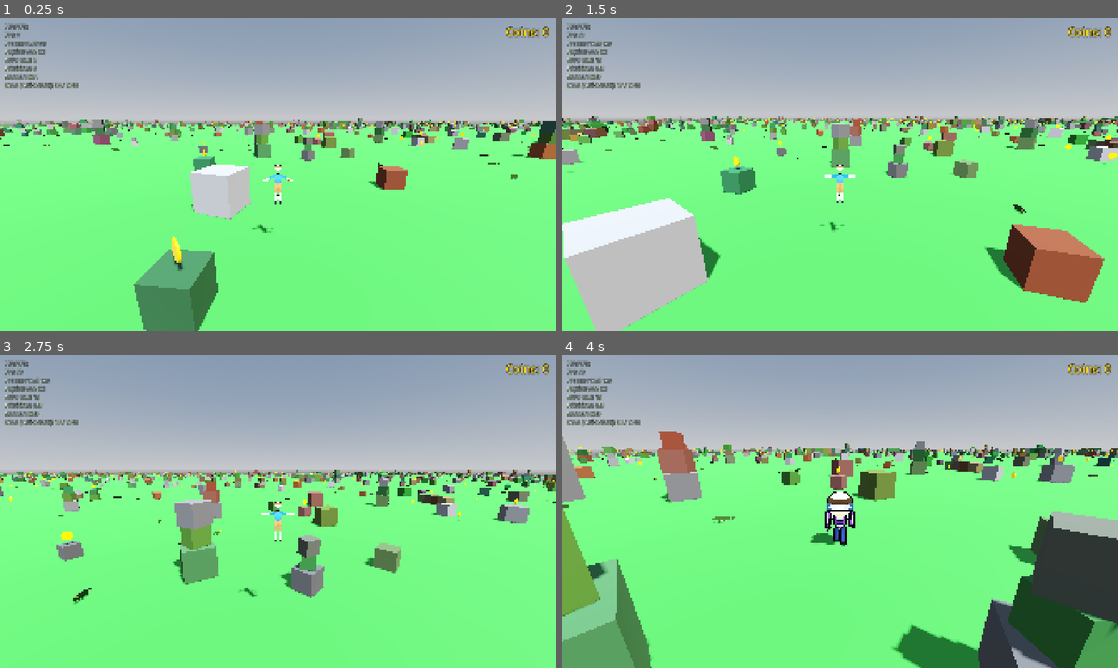
Above: before the commit, frames 1-4 (two rows, left to right).
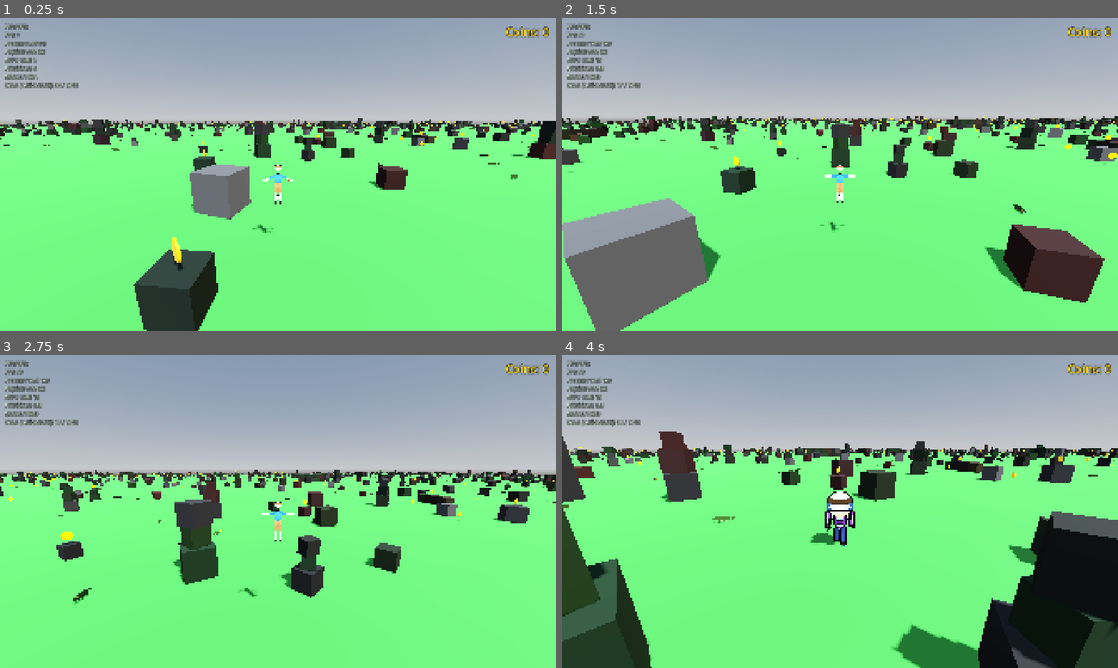
Above: after the commit, the same moments.

Repository: korjavin/godot-test1
Game: Godot game, scene res://scenes/main.tscn
Two runs of this game, one before a commit and one after it. Both use one fixed random seed, a clock stepped at 60 frames per second and the inputs below.
Inputs (mouse positions are in pixels of both pictures, inside the frame that each line leads up to):
- Up to frame 1 (0.25 s): no input
- Up to frame 2 (1.5 s): tap Enter at 0.5 s; move the mouse to (867, 174) at 0.52 s; hold Shift (run) 0.53-1.28 s; hold W (move_forward) from 0.53 s (still down); tap Space (jump) at 0.77, 1.07 s; move the mouse to (812, 174) at 1.27 s; tap Ctrl (duck) at 1.35 s
- Up to frame 3 (2.75 s): keep holding W (move_forward); tap Space (jump) at 1.52, 1.82 s; tap Shift (run) at 1.55 s; move the mouse to (289, 505) at 2.02 s; hold Shift (run) from 2.03 s (still down)
- Up to frame 4 (4 s): keep holding W (move_forward); move the mouse to (834, 517) at 2.77 s; release Shift (run) at 2.78 s; tap R (switch_character) at 2.85 s; tap Space (jump) at 3.02, 3.32, 3.77 s; tap Shift (run) at 3.05 s; move the mouse to (878, 514) at 3.52 s; hold Shift (run) from 3.53 s (still down)

The runs differ from the first frame. In frame 1, 9.2% of the frame differs, in the area x 0-100%, y 32-100%; in frame 2, 17%; in frame 3, 7.7%; in frame 4, 21%, in the area x 0-100%, y 24-100%.

Commit message:
fix: address code review findings (sRGB block colors, comment accuracy, simplifications)

Diff:
--- a/scripts/crocodile_lod_manager.gd
+++ b/scripts/crocodile_lod_manager.gd
@@ -168,11 +168,12 @@
 		var dist_sq: float = croc.global_position.distance_squared_to(player_pos)
 
 		# Read the crocodile's current LOD state so we can apply hysteresis and
-		# only call the setter on a real transition. `lod_active` defaults to true
-		# on the crocodile, so a just-spawned one reads as awake here.
-		var currently_active: bool = true
-		if "lod_active" in croc:
-			currently_active = croc.lod_active
+		# only call the setter on a real transition. We already filtered to crocs
+		# that declare `set_lod_active` (above), and every such croc is a real
+		# PigletCrocodile that ALSO declares `lod_active`, so we can read it directly
+		# without a membership guard. `lod_active` defaults to true, so a just-spawned
+		# one reads as awake here.
+		var currently_active: bool = croc.lod_active
 
 		var should_be_active: bool = currently_active
 		if currently_active:
--- a/scripts/endless_terrain.gd
+++ b/scripts/endless_terrain.gd
@@ -193,6 +193,12 @@
 ## is NOT supported by MultiMesh (only transform + color are per-instance), so we
 ## bake a single representative roughness here (0.85, mid-range of the old
 ## 0.7–1.0 spread). The visual difference is negligible.
+##
+## COLOUR SPACE: we leave `vertex_color_is_srgb` at its default (false) on purpose —
+## the Compatibility (web) renderer IGNORES that flag, so we can't rely on it. Instead
+## create_box pre-converts each instance colour with `srgb_to_linear()` before storing
+## it, so the per-instance colour is already linear and matches what the OLD
+## `albedo_color` (sRGB→linear) path produced. See the COLOUR SPACE note in create_box.
 var _shared_block_material: StandardMaterial3D
 
 ## A representative roughness for the shared block material. The old per-block code
@@ -950,8 +956,12 @@
 	  The MultiMesh (block_batch → MultiMeshInstance3D) and this collision body are the
 	  TWO HALVES of each chunk's blocks: one renders them, one collides with them.
 
-	@param parent_chunk: The chunk mesh (kept for symmetry / future use; the shape now
-	                   attaches to block_body, which is itself parented to the chunk)
+	@param parent_chunk: The chunk mesh. NOTE: create_box itself no longer uses this — the
+	                   visual goes to block_batch and the collision shape attaches to
+	                   block_body (which create_chunk parents to the chunk). It's kept only
+	                   to match the uniform (parent_chunk, ..., block_batch, block_body)
+	                   signature shared by every spawn_*/create_* helper, so all the call
+	                   sites pass the same argument list. (Not used for "future" plans.)
 	@param center_pos: Box centre position, local to the chunk (Y is the centre,
 	                   so pass height/2 to sit a box on the ground)
 	@param dimensions: Full box size on each axis (width, height, depth)
@@ -992,8 +1002,10 @@
 	# old code (so the procedural world is unchanged). The value itself is discarded:
 	# MultiMesh can't vary roughness per instance, so the shared material uses one
 	# representative roughness (SHARED_BLOCK_ROUGHNESS). The visual difference between
-	# a fixed 0.85 and the old 0.7–1.0 spread is negligible.
-	var _discarded_roughness := rng.randf_range(0.7, 1.0)
+	# a fixed 0.85 and the old 0.7–1.0 spread is negligible. We DON'T store the result —
+	# the CALL must stay (it advances the RNG), but the value is unused, so calling
+	# randf_range purely for its determinism side effect is enough.
+	rng.randf_range(0.7, 1.0)
 
 	# ----- Append this block to the chunk's MultiMesh batch (VISUALS) ------------
 	# A MultiMesh instance is just a Transform3D applied to the shared UNIT cube.
@@ -1003,10 +1015,23 @@
 	# the old per-block MeshInstance3D.position used). Because the MultiMeshInstance3D
 	# is parented to the chunk at local origin, these local transforms land the blocks
 	# in exactly the same spots as before.
+	#
+	# COLOUR SPACE (must match the old look exactly): the OLD per-block code set
+	# `StandardMaterial3D.albedo_color = chosen_color`, and Godot treats albedo_color as
+	# sRGB — it converts sRGB→linear before lighting, which slightly DARKENS the value.
+	# A MultiMesh per-instance colour, however, is fed straight into the shader as the
+	# vertex colour: with `vertex_color_is_srgb = false` (the default, and the ONLY
+	# value the web/Compatibility renderer honours) that sRGB→linear step is skipped, so
+	# the raw colour would render brighter/washed-out — a visible regression on desktop
+	# AND web. To reproduce the old albedo output renderer-agnostically, we convert the
+	# colour to linear OURSELVES here (`srgb_to_linear()`) so the final linear albedo
+	# equals srgb_to_linear(chosen_color), exactly as the old material produced. This is
+	# a pure value transform on an already-computed Color — it consumes NO RNG, so the
+	# deterministic world layout is unchanged.
 	var basis := Basis(Vector3.UP, yaw).scaled(dimensions)
 	block_batch.append({
 		"transform": Transform3D(basis, center_pos),
-		"color": chosen_color,
+		"color": chosen_color.srgb_to_linear(),
 	})
 
 	# ----- Register the collision shape on the CHUNK'S shared body (COLLISION) ----
--- a/scripts/piglet_crocodile_ai.gd
+++ b/scripts/piglet_crocodile_ai.gd
@@ -168,8 +168,9 @@
 ## LOD (simulation level-of-detail) gate. When true, this crocodile runs its full
 ## per-frame AI/physics step exactly as before. When false, it is "asleep": the
 ## central CrocodileLODManager has decided it is too far from the player to
-## possibly matter this frame, so _physics_process cheap-returns and the HitBox
-## stops monitoring. Defaults to TRUE so a crocodile spawned before the manager's
+## possibly matter this frame, so _physics_process cheap-returns (which is also
+## what makes a slept croc harmless — see set_lod_active) and the HitBox stops
+## monitoring as a cheap cleanup. Defaults to TRUE so a crocodile spawned before the manager's
 ## first scan behaves normally for that brief window (the manager will sleep it on
 ## its next tick if it's far away). See crocodile_lod_manager.gd for the contract.
 var lod_active: bool = true
@@ -483,11 +484,19 @@
 	Called by the central CrocodileLODManager only when the awake/asleep decision
 	actually changes, so the transition work below runs at most once per change.
 
-	Beyond storing the flag (which _physics_process reads to cheap-return while
-	asleep), the only side effect is toggling the HitBox Area3D's monitoring: a
-	sleeping crocodile far from the player should not waste physics time keeping a
-	hostile trigger live, and — critically — must not be able to harm the player.
-	An awake crocodile restores monitoring so its bite works exactly as before.
+	What actually keeps a sleeping crocodile from harming the player is storing the
+	flag: _physics_process reads `lod_active` at the very top and cheap-returns while
+	asleep, which means the crocodile never runs move_and_slide nor _handle_collisions
+	— and _handle_collisions (reading get_slide_collision()) is the ONLY code path that
+	calls player.reset_position(). So the early-return alone makes a slept crocodile
+	harmless; no contact damage can occur.
+
+	The HitBox Area3D's monitoring is toggled here too, but purely as a cheap cleanup:
+	nothing connects to the HitBox's body_entered/area_entered signals (grep confirms
+	no such connection in this script or piglet_crocodile.tscn), so the HitBox does not
+	itself drive any damage. Turning monitoring off on a sleeping crocodile just saves
+	the physics server from tracking ~1,200 idle Area3Ds; turning it back on when awake
+	costs nothing. It's harmless to keep, but it is NOT the safety mechanism.
 
 	We touch the HitBox with set_deferred() because monitoring can't be flipped
 	mid-physics-step safely; deferring applies it at a safe point. We also only do
@@ -504,7 +513,10 @@
 	var hitbox := get_node_or_null("HitBox")
 	if hitbox:
 		# Deferred so we never change monitoring in the middle of physics resolution.
-		# Asleep → stop monitoring (no cost, can't catch the player). Awake → resume.
+		# Asleep → stop monitoring (frees the physics server from tracking an idle
+		# Area3D). Awake → resume. This is a cheap cleanup, NOT the harm-prevention
+		# safety: the _physics_process early-return is what stops a slept croc from
+		# ever running the collision code that damages the player (see set_lod_active).
 		hitbox.set_deferred("monitoring", active)
 
 
Not shown, changed: docs/plans/20260614-web-performance-optimization.md
